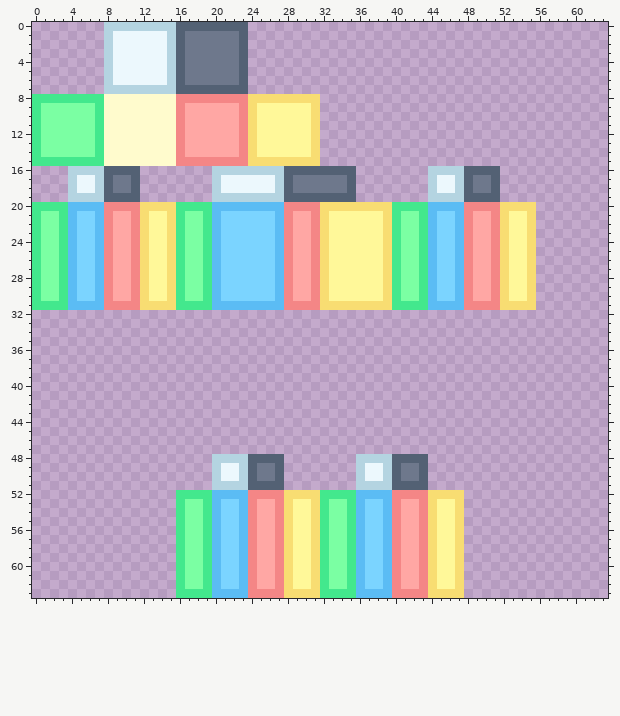
Pixel-art sprite, stored at image/steve.png. Above: the version before the commit.
The file is 64x64 pixels. Colours within 5 levels of each other are drawn and written as one.
New version:
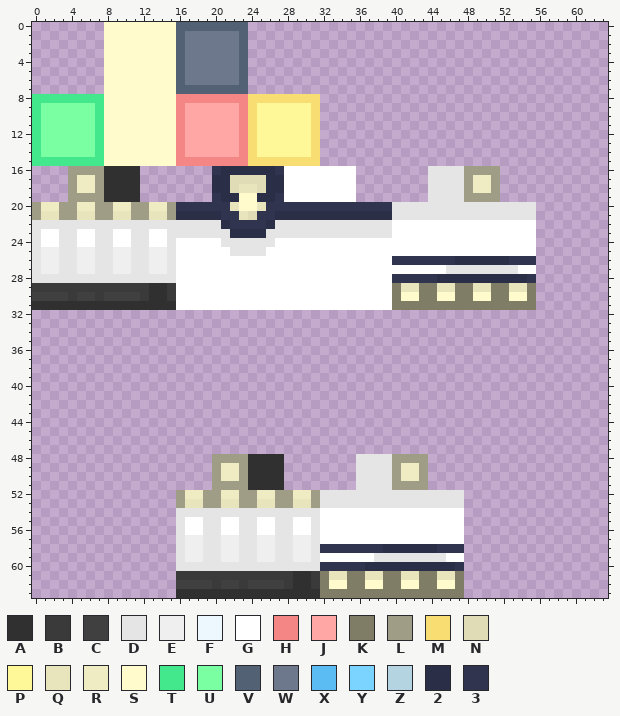
Palette (. is transparent): A #303030  B #3a3a3a  C #404040  D #e5e5e5  E #efefef  F #ecf8fd  G #ffffff  H #f48686  J #ffa7a4  K #7f7d66  L #9f9d86  M #f8dd72  N #e0dcb5  P #fff899  Q #e8e4bb  R #efebc2  S #fffbcd  T #43e88d  U #7bffa3  V #536174  W #6e788c  X #5bbcf4  Y #7bd4ff  Z #b4d4e1  2 #2b2e47  3 #30344f
Changes in this commit:
Changed rows in their new state; - is an unchanged pixel.
first column x 8:
 0 SSSSSSSS
 1 SSSSSSSS
 2 SSSSSSSS
 3 SSSSSSSS
 4 SSSSSSSS
 5 SSSSSSSS
 6 SSSSSSSS
 7 SSSSSSSS
first column x 0:
16 ----LLLLAAAA--------32222223GGGGGGGG--------DDDDLLLL----
17 ----LRRLAAAA--------22NNNN22GGGGGGGG--------DDDDLRRL----
18 ----LRRLAAAA--------22NQQN22GGGGGGGG--------DDDDLRRL----
19 ----LLLLAAAA--------322SS223GGGGGGGG--------DDDDLLLL----
20 LRRLLRRLLRRLLRRL333333QSSQ33333333333333DDDDDDDDDDDDDDDD
21 LQQLLQQLLQQLLQQL2222233QN332222222222222DDDDDDDDDDDDDDDD
22 DDDDDDDDDDDDDDDDDDDDD233332DDDDDDDDDDDDDGGGGGGGGGGGGGGGG
23 DGGDDGGDDGGDDGGDDDDDDD2222DDDDDDDDDDDDDDGGGGGGGGGGGGGGGG
24 DGGDDGGDDGGDDGGDGGGGGDDDDDDGGGGGGGGGGGGGGGGGGGGGGGGGGGGG
25 DEEDDEEDDEEDDEEDGGGGGGDDDDGGGGGGGGGGGGGGGGGGGGGGGGGGGGGG
26 DEEDDEEDDEEDDEEDGGGGGGGGGGGGGGGGGGGGGGGG3333333222222333
27 DEEDDEEDDEEDDEEDGGGGGGGGGGGGGGGGGGGGGGGGGGGGGGDDDDDDDDGG
28 DDDDDDDDDDDDDDDDGGGGGGGGGGGGGGGGGGGGGGGG3333322222222223
29 BBBBBBBBBBBBBAABGGGGGGGGGGGGGGGGGGGGGGGGKQQKKQQKKQQKKQQK
30 CCCCBCCBCCCCBAABGGGGGGGGGGGGGGGGGGGGGGGGKSSKKSSKKSSKKSSK
31 AAAAAAAAAAAAAAAAGGGGGGGGGGGGGGGGGGGGGGGGKKKKKKKKKKKKKKKK
first column x 16:
48 ----LLLLAAAA--------DDDDLLLL----
49 ----LRRLAAAA--------DDDDLRRL----
50 ----LRRLAAAA--------DDDDLRRL----
51 ----LLLLAAAA--------DDDDLLLL----
52 LRRLLRRLLRRLLRRLDDDDDDDDDDDDDDDD
53 LQQLLQQLLQQLLQQLDDDDDDDDDDDDDDDD
54 DDDDDDDDDDDDDDDDGGGGGGGGGGGGGGGG
55 DGGDDGGDDGGDDGGDGGGGGGGGGGGGGGGG
56 DGGDDGGDDGGDDGGDGGGGGGGGGGGGGGGG
57 DEEDDEEDDEEDDEEDGGGGGGGGGGGGGGGG
58 DEEDDEEDDEEDDEED3333333222222333
59 DEEDDEEDDEEDDEEDGGGGGGDDDDDDDDGG
60 DDDDDDDDDDDDDDDD3333322222222223
61 BBBBBBBBBBBBBAABKQQKKQQKKQQKKQQK
62 CCCCBCCBCCCCBAABKSSKKSSKKSSKKSSK
63 AAAAAAAAAAAAAAAAKKKKKKKKKKKKKKKK
Boxes around the changes in both pictures, in picture pixels (x1, y1, x2, y2):
changed: (104, 22, 176, 94)
changed: (32, 166, 536, 310)
changed: (176, 454, 464, 598)
